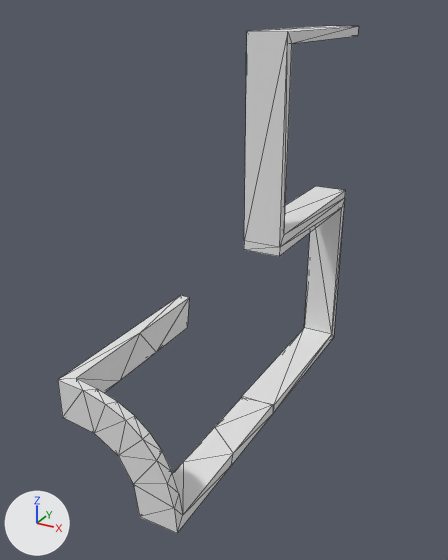
Renders of the OBJ model data/bmc/SET_4W2C/t_490.obj from each side of a commit.
Camera for both pictures: a 50 mm camera at (0.38, -1.344, 0.549) aimed at (-0.316, -0.078, -0.084). Arrows for +X, +Y and +Z are at lower left; the lights stay in place. Mesh edges are drawn as thin lines. Where no turn or scale is listed for an object, it has been applied to the vertices.

The first picture shows 't_490'.
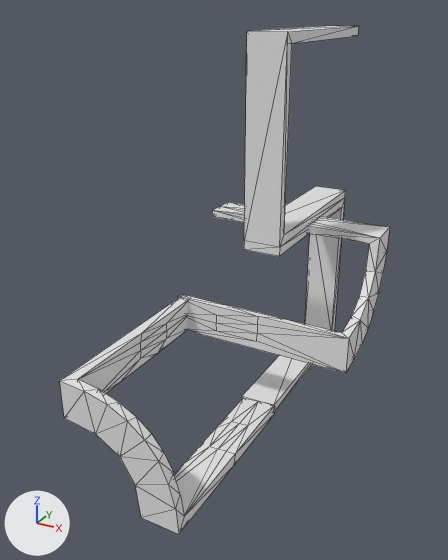
The change in detail:
me_t_490 is used by ob_t_490; location (0.0, 0.0, 0.0).
me_t_490 had 76 vertices, 140 faces and spanned x -0.5..-0.2, y -0.5..0.5, z -0.5..0.5.
me_t_490 now has 176 vertices, 336 faces and spans x -0.5..0.0, y -0.5..0.5, z -0.501..0.5.
me_t_490 part 1: the loose piece of 44 vertices spanning x -0.5..-0.2, y -0.5..0.0, z -0.5..-0.2 is rebuilt with 72 vertices and now spans x -0.496..-0.196, y -0.5..0.0, z -0.501..-0.201.
me_t_490 part 2: a new loose piece of 72 vertices spanning x -0.5..0.0, y -0.014..0.286, z -0.3..0.0.

Boxes [x1, y1, x2, y2] around the edits, measured in the pictures (448 x 560 px):
't_490', reshaped (10% wider)
    before: [58, 26, 359, 533]
    after: [60, 26, 390, 534]
part 1 of me_t_490, rebuilt
    before: [58, 295, 273, 533]
    after: [60, 298, 275, 534]
part 2 of me_t_490, added
    after: [178, 202, 390, 373]
